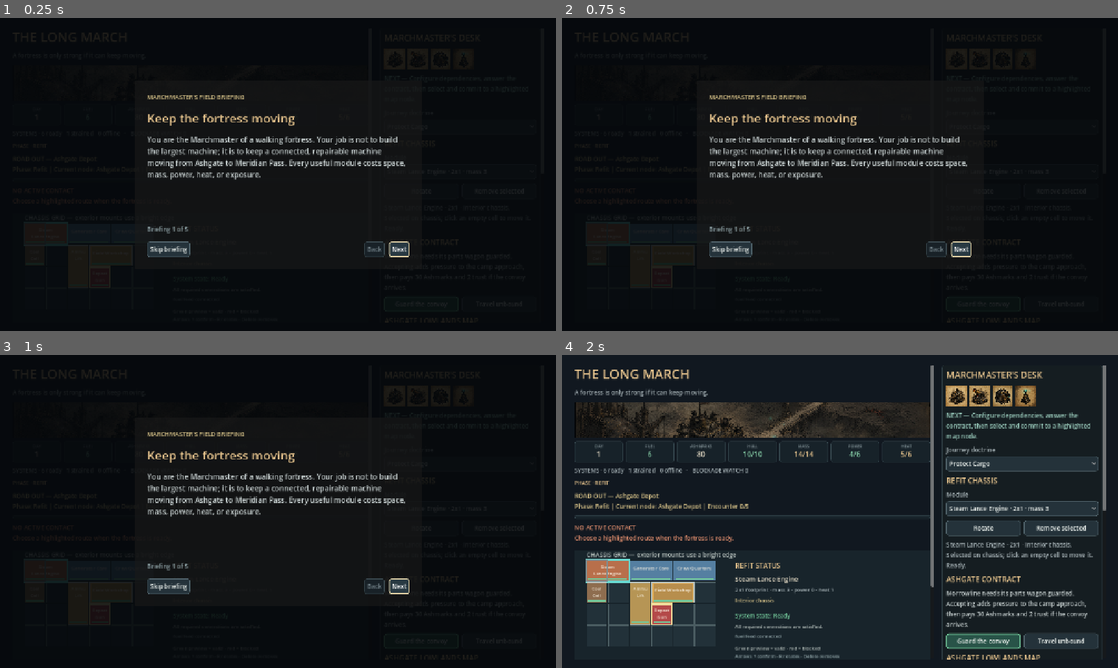
Above: before the commit, frames 1-4 (two rows, left to right).
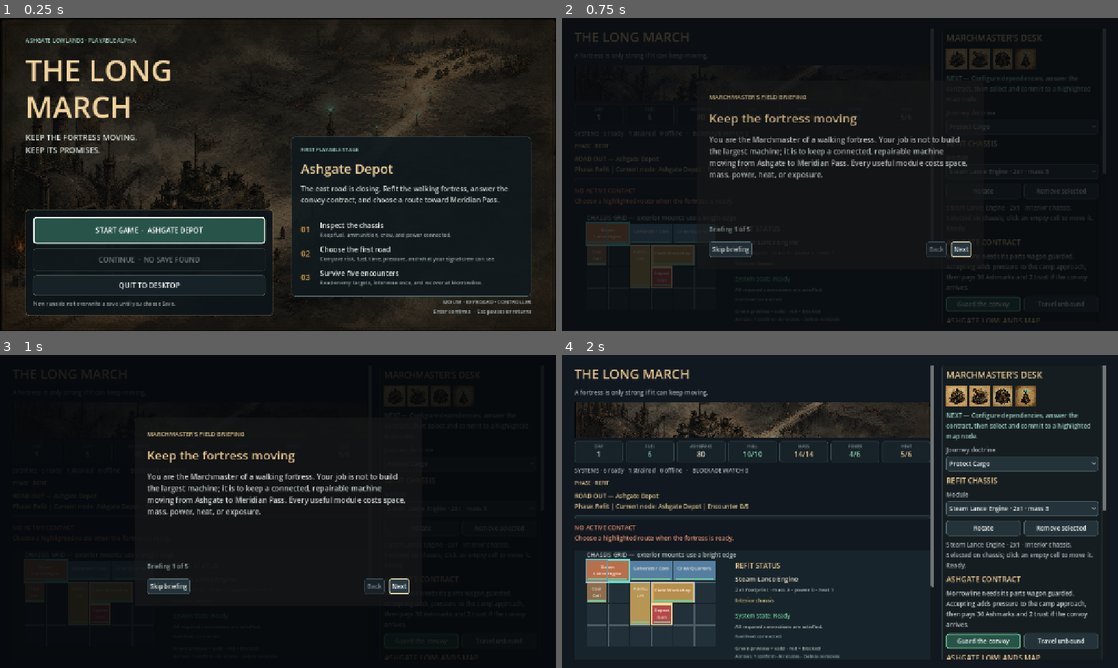
Above: after the commit, the same moments.

Repository: raphaelroshan/the-long-march
Game: Godot game, scene res://scenes/App.tscn
Same seed, same stepped clock (60 frames per second), same inputs: the game is played once before the commit and once after it. Before the commit the project starts from res://scenes/Main.tscn.
Inputs (mouse positions are in pixels of both pictures, inside the frame that each line leads up to):
- Up to frame 1 (0.25 s): no input
- Up to frame 2 (0.75 s): click (712, 230) at 0.5 s, where only the run after the commit has a clickable "START GAME · ASHGATE DEPOT"
- Up to frame 3 (1 s): no input
- Up to frame 4 (2 s): click "Skip briefing" at 1.25 s

The runs differ from the first frame. In frame 1, 35% of the frame differs, in the area x 0-100%, y 0-100%; in frame 2, 0.7%; in frame 3, nothing differs; in frame 4, nothing differs.

Commit message:
Add playable title and stage flow

Diff:
--- a/project.godot
+++ b/project.godot
@@ -4,8 +4,8 @@
 
 [application]
 config/name="The Long March"
-config/version="0.3.0-alpha.1"
-run/main_scene="res://scenes/Main.tscn"
+config/version="0.3.0-alpha.2"
+run/main_scene="res://scenes/App.tscn"
 config/features=PackedStringArray("4.4", "GL Compatibility")
 
 [display]
--- /dev/null
+++ b/scenes/App.tscn
@@ -0,0 +1,12 @@
+[gd_scene load_steps=2 format=3]
+
+[ext_resource path="res://src/ui/app.gd" type="Script" id="1_app"]
+
+[node name="LongMarchApp" type="Control"]
+layout_mode = 3
+anchors_preset = 15
+anchor_right = 1.0
+anchor_bottom = 1.0
+grow_horizontal = 2
+grow_vertical = 2
+script = ExtResource("1_app")
--- /dev/null
+++ b/src/ui/app.gd
@@ -0,0 +1,356 @@
+class_name LongMarchApp
+extends Control
+
+const GAME_SCENE = preload("res://scenes/Main.tscn")
+const JOURNEY_BACKGROUND = preload("res://assets/ashgate_journey_background.png")
+const SAVE_PATH := "user://the_long_march_prototype.save"
+
+var menu_view: Control
+var pause_view: Control
+var game_view: Control
+var start_button: Button
+var continue_button: Button
+var resume_button: Button
+var restart_button: Button
+var title_button: Button
+var save_status_label: Label
+
+func _flat_style(background: Color, border: Color, width: int = 1, radius: int = 6, padding: int = 12) -> StyleBoxFlat:
+	var style := StyleBoxFlat.new()
+	style.bg_color = background
+	style.border_color = border
+	style.set_border_width_all(width)
+	style.set_corner_radius_all(radius)
+	style.content_margin_left = padding
+	style.content_margin_right = padding
+	style.content_margin_top = padding
+	style.content_margin_bottom = padding
+	return style
+
+func _create_menu_theme() -> Theme:
+	var menu_theme := Theme.new()
+	menu_theme.default_font_size = 16
+	for control_type in ["Button", "OptionButton"]:
+		menu_theme.set_stylebox("normal", control_type, _flat_style(Color("#182329e8"), Color("#59696d"), 1, 6, 12))
+		menu_theme.set_stylebox("hover", control_type, _flat_style(Color("#273b40f2"), Color("#79cfc3"), 2, 6, 11))
+		menu_theme.set_stylebox("pressed", control_type, _flat_style(Color("#111a1ff2"), Color("#f0cf96"), 2, 6, 11))
+		menu_theme.set_stylebox("focus", control_type, _flat_style(Color("#24373cf2"), Color("#f3dfad"), 3, 6, 10))
+		menu_theme.set_stylebox("disabled", control_type, _flat_style(Color("#12191ddb"), Color("#354146"), 1, 6, 12))
+		menu_theme.set_color("font_color", control_type, Color("#eef3ef"))
+		menu_theme.set_color("font_hover_color", control_type, Color("#ffffff"))
+		menu_theme.set_color("font_pressed_color", control_type, Color("#fff1ce"))
+		menu_theme.set_color("font_focus_color", control_type, Color("#ffffff"))
+		menu_theme.set_color("font_disabled_color", control_type, Color("#6c777a"))
+	return menu_theme
+
+func _ready() -> void:
+	process_mode = Node.PROCESS_MODE_ALWAYS
+	theme = _create_menu_theme()
+	_build_title_menu()
+	_build_pause_menu()
+	_refresh_title_state()
+	start_button.grab_focus()
+
+func _build_title_menu() -> void:
+	menu_view = Control.new()
+	menu_view.name = "TitleMenu"
+	menu_view.set_anchors_and_offsets_preset(Control.PRESET_FULL_RECT)
+	add_child(menu_view)
+
+	var background := TextureRect.new()
+	background.texture = JOURNEY_BACKGROUND
+	background.expand_mode = TextureRect.EXPAND_IGNORE_SIZE
+	background.stretch_mode = TextureRect.STRETCH_KEEP_ASPECT_COVERED
+	background.set_anchors_and_offsets_preset(Control.PRESET_FULL_RECT)
+	background.mouse_filter = Control.MOUSE_FILTER_IGNORE
+	menu_view.add_child(background)
+
+	var veil := ColorRect.new()
+	veil.color = Color(0.025, 0.035, 0.037, 0.48)
+	veil.set_anchors_and_offsets_preset(Control.PRESET_FULL_RECT)
+	veil.mouse_filter = Control.MOUSE_FILTER_IGNORE
+	menu_view.add_child(veil)
+
+	var margin := MarginContainer.new()
+	margin.set_anchors_and_offsets_preset(Control.PRESET_FULL_RECT)
+	margin.add_theme_constant_override("margin_left", 58)
+	margin.add_theme_constant_override("margin_top", 42)
+	margin.add_theme_constant_override("margin_right", 58)
+	margin.add_theme_constant_override("margin_bottom", 36)
+	menu_view.add_child(margin)
+
+	var columns := HBoxContainer.new()
+	columns.add_theme_constant_override("separation", 42)
+	margin.add_child(columns)
+
+	var left := VBoxContainer.new()
+	left.custom_minimum_size = Vector2(570, 0)
+	left.size_flags_vertical = Control.SIZE_EXPAND_FILL
+	left.add_theme_constant_override("separation", 12)
+	columns.add_child(left)
+
+	var build_label := Label.new()
+	build_label.text = "ASHGATE LOWLANDS · PLAYABLE ALPHA"
+	build_label.add_theme_font_size_override("font_size", 13)
+	build_label.add_theme_color_override("font_color", Color("#9fd2c2"))
+	left.add_child(build_label)
+
+	var title := Label.new()
+	title.text = "THE LONG\nMARCH"
+	title.add_theme_font_size_override("font_size", 68)
+	title.add_theme_color_override("font_color", Color("#f0d29d"))
+	title.add_theme_constant_override("line_spacing", -10)
+	left.add_child(title)
+
+	var promise := Label.new()
+	promise.text = "KEEP THE FORTRESS MOVING.\nKEEP ITS PROMISES."
+	promise.add_theme_font_size_override("font_size", 18)
+	promise.add_theme_color_override("font_color", Color("#d7dfd9"))
+	left.add_child(promise)
+
+	var spacer := Control.new()
+	spacer.size_flags_vertical = Control.SIZE_EXPAND_FILL
+	left.add_child(spacer)
+
+	var action_panel := PanelContainer.new()
+	action_panel.custom_minimum_size = Vector2(500, 0)
+	action_panel.add_theme_stylebox_override("panel", _flat_style(Color("#0d1519e8"), Color("#8d7655"), 1, 8, 18))
+	left.add_child(action_panel)
+	var actions := VBoxContainer.new()
+	actions.add_theme_constant_override("separation", 10)
+	action_panel.add_child(actions)
+
+	start_button = Button.new()
+	start_button.name = "StartGameButton"
+	start_button.text = "START GAME  ·  ASHGATE DEPOT"
+	start_button.custom_minimum_size = Vector2(0, 62)
+	start_button.tooltip_text = "Begin a new five-encounter march from Ashgate Depot."
+	start_button.pressed.connect(_start_new_game)
+	_accent_button(start_button)
+	actions.add_child(start_button)
+
+	continue_button = Button.new()
+	continue_button.name = "ContinueButton"
+	continue_button.custom_minimum_size = Vector2(0, 52)
+	continue_button.tooltip_text = "Load the last locally saved fortress state."
+	continue_button.pressed.connect(_continue_game)
+	actions.add_child(continue_button)
+
+	var quit_button := Button.new()
+	quit_button.name = "QuitButton"
+	quit_button.text = "QUIT TO DESKTOP"
+	quit_button.custom_minimum_size = Vector2(0, 46)
+	quit_button.pressed.connect(_quit_game)
+	actions.add_child(quit_button)
+
+	save_status_label = Label.new()
+	save_status_label.add_theme_font_size_override("font_size", 12)
+	save_status_label.add_theme_color_override("font_color", Color("#9aa8aa"))
+	actions.add_child(save_status_label)
+
+	var right := VBoxContainer.new()
+	right.custom_minimum_size = Vector2(390, 0)
+	right.size_flags_horizontal = Control.SIZE_EXPAND_FILL
+	right.size_flags_vertical = Control.SIZE_EXPAND_FILL
+	columns.add_child(right)
+	var right_spacer := Control.new()
+	right_spacer.size_flags_vertical = Control.SIZE_EXPAND_FILL
+	right.add_child(right_spacer)
+
+	var stage_panel := PanelContainer.new()
+	stage_panel.add_theme_stylebox_override("panel", _flat_style(Color("#10191de8"), Color("#4d6263"), 1, 8, 22))
+	right.add_child(stage_panel)
+	var stage := VBoxContainer.new()
+	stage.add_theme_constant_override("separation", 13)
+	stage_panel.add_child(stage)
+
+	var stage_eyebrow := Label.new()
+	stage_eyebrow.text = "FIRST PLAYABLE STAGE"
+	stage_eyebrow.add_theme_font_size_override("font_size", 12)
+	stage_eyebrow.add_theme_color_override("font_color", Color("#9fd2c2"))
+	stage.add_child(stage_eyebrow)
+	var stage_title := Label.new()
+	stage_title.text = "Ashgate Depot"
+	stage_title.add_theme_font_size_override("font_size", 30)
+	stage_title.add_theme_color_override("font_color", Color("#f0d29d"))
+	stage.add_child(stage_title)
+	var briefing := Label.new()
+	briefing.text = "The east road is closing. Refit the walking fortress, answer the convoy contract, and choose a route toward Meridian Pass."
+	briefing.autowrap_mode = TextServer.AUTOWRAP_WORD_SMART
+	briefing.custom_minimum_size = Vector2(330, 72)
+	briefing.add_theme_color_override("font_color", Color("#d0d8d5"))
+	stage.add_child(briefing)
+	stage.add_child(_stage_rule("01", "Inspect the chassis", "Keep fuel, ammunition, crew, and power connected."))
+	stage.add_child(_stage_rule("02", "Choose the first road", "Compare risk, fuel, time, pressure, and what your signal crew can see."))
+	stage.add_child(_stage_rule("03", "Survive five encounters", "Read enemy targets, intervene once, and recover at Morrowline."))
+
+	var controls := Label.new()
+	controls.text = "MOUSE · KEYBOARD · CONTROLLER\nEnter confirms  ·  Esc pauses or returns"
+	controls.horizontal_alignment = HORIZONTAL_ALIGNMENT_RIGHT
+	controls.add_theme_font_size_override("font_size", 12)
+	controls.add_theme_color_override("font_color", Color("#aab6ba"))
+	right.add_child(controls)
+
+func _accent_button(button: Button) -> void:
+	button.add_theme_stylebox_override("normal", _flat_style(Color("#285348f2"), Color("#89d9b1"), 2, 6, 12))
+	button.add_theme_stylebox_override("hover", _flat_style(Color("#35695cf7"), Color("#adf0ce"), 2, 6, 12))
+	button.add_theme_stylebox_override("pressed", _flat_style(Color("#1c3e35f7"), Color("#ffffff"), 2, 6, 12))
+	button.add_theme_stylebox_override("focus", _flat_style(Color("#285348f7"), Color("#ffffff"), 3, 6, 11))
+
+func _stage_rule(number: String, title: String, detail: String) -> Control:
+	var row := HBoxContainer.new()
+	row.add_theme_constant_override("separation", 12)
+	var number_label := Label.new()
+	number_label.text = number
+	number_label.custom_minimum_size = Vector2(32, 0)
+	number_label.add_theme_font_size_override("font_size", 18)
+	number_label.add_theme_color_override("font_color", Color("#d8a650"))
+	row.add_child(number_label)
+	var copy := VBoxContainer.new()
+	copy.size_flags_horizontal = Control.SIZE_EXPAND_FILL
+	copy.add_theme_constant_override("separation", 2)
+	row.add_child(copy)
+	var title_label := Label.new()
+	title_label.text = title
+	title_label.add_theme_color_override("font_color", Color("#edf1eb"))
+	copy.add_child(title_label)
+	var detail_label := Label.new()
+	detail_label.text = detail
+	detail_label.autowrap_mode = TextServer.AUTOWRAP_WORD_SMART
+	detail_label.add_theme_font_size_override("font_size", 12)
+	detail_label.add_theme_color_override("font_color", Color("#98a5a5"))
+	copy.add_child(detail_label)
+	return row
+
+func _build_pause_menu() -> void:
+	pause_view = Control.new()
+	pause_view.name = "PauseMenu"
+	pause_view.set_anchors_and_offsets_preset(Control.PRESET_FULL_RECT)
+	pause_view.mouse_filter = Control.MOUSE_FILTER_STOP
+	pause_view.visible = false
+	add_child(pause_view)
+	var shade := ColorRect.new()
+	shade.color = Color(0.015, 0.02, 0.024, 0.82)
+	shade.set_anchors_and_offsets_preset(Control.PRESET_FULL_RECT)
+	pause_view.add_child(shade)
+	var center := CenterContainer.new()
+	center.set_anchors_and_offsets_preset(Control.PRESET_FULL_RECT)
+	pause_view.add_child(center)
+	var panel := PanelContainer.new()
+	panel.custom_minimum_size = Vector2(460, 430)
+	panel.add_theme_stylebox_override("panel", _flat_style(Color("#10191df7"), Color("#9a805c"), 2, 8, 28))
+	center.add_child(panel)
+	var content := VBoxContainer.new()
+	content.add_theme_constant_override("separation", 12)
+	panel.add_child(content)
+	var eyebrow := Label.new()
+	eyebrow.text = "THE ROAD WAITS"
+	eyebrow.horizontal_alignment = HORIZONTAL_ALIGNMENT_CENTER
+	eyebrow.add_theme_font_size_override("font_size", 12)
+	eyebrow.add_theme_color_override("font_color", Color("#9fd2c2"))
+	content.add_child(eyebrow)
+	var title := Label.new()
+	title.text = "MARCH PAUSED"
+	title.horizontal_alignment = HORIZONTAL_ALIGNMENT_CENTER
+	title.add_theme_font_size_override("font_size", 34)
+	title.add_theme_color_override("font_color", Color("#f0d29d"))
+	content.add_child(title)
+	var detail := Label.new()
+	detail.text = "Your fortress state is unchanged. Resume when you are ready to make the next decision."
+	detail.autowrap_mode = TextServer.AUTOWRAP_WORD_SMART
+	detail.horizontal_alignment = HORIZONTAL_ALIGNMENT_CENTER
+	detail.custom_minimum_size = Vector2(390, 58)
+	detail.add_theme_color_override("font_color", Color("#b7c1bf"))
+	content.add_child(detail)
+	resume_button = Button.new()
+	resume_button.text = "RESUME MARCH"
+	resume_button.custom_minimum_size = Vector2(0, 56)
+	resume_button.pressed.connect(_resume_game)
+	_accent_button(resume_button)
+	content.add_child(resume_button)
+	restart_button = Button.new()
+	restart_button.text = "RESTART FROM ASHGATE"
+	restart_button.custom_minimum_size = Vector2(0, 50)
+	restart_button.tooltip_text = "Discard the current unsaved stage state and begin again."
+	restart_button.pressed.connect(_restart_game)
+	content.add_child(restart_button)
+	title_button = Button.new()
+	title_button.text = "RETURN TO TITLE"
+	title_button.custom_minimum_size = Vector2(0, 50)
+	title_button.pressed.connect(_return_to_title)
+	content.add_child(title_button)
+	var hint := Label.new()
+	hint.text = "Esc resumes"
+	hint.horizontal_alignment = HORIZONTAL_ALIGNMENT_CENTER
+	hint.add_theme_font_size_override("font_size", 12)
+	hint.add_theme_color_override("font_color", Color("#829092"))
+	content.add_child(hint)
+
+func _refresh_title_state() -> void:
+	var has_save := FileAccess.file_exists(SAVE_PATH)
+	continue_button.disabled = not has_save
+	continue_button.text = "CONTINUE SAVED MARCH" if has_save else "CONTINUE  ·  NO SAVE FOUND"
+	save_status_label.text = "A saved march is available on this device." if has_save else "New runs do not overwrite a save until you choose Save."
+
+func _start_new_game() -> void:
+	_open_stage(false)
+
+func _continue_game() -> void:
+	if not FileAccess.file_exists(SAVE_PATH):
+		_refresh_title_state()
+		start_button.grab_focus()
+		return
+	_open_stage(true)
+
+func _open_stage(load_saved: bool) -> void:
+	if game_view != null:
+		game_view.queue_free()
+	game_view = GAME_SCENE.instantiate()
+	add_child(game_view)
+	move_child(game_view, 0)
+	menu_view.visible = false
+	pause_view.visible = false
+	game_view.process_mode = Node.PROCESS_MODE_INHERIT
+	game_view.modulate = Color(1.0, 1.0, 1.0, 0.0)
+	if load_saved:
+		game_view.call("_on_load_pressed")
+	var tween := create_tween()
+	tween.tween_property(game_view, "modulate", Color.WHITE, 0.22)
+
+func _show_pause() -> void:
+	if game_view == null or pause_view.visible:
+		return
+	pause_view.visible = true
+	game_view.process_mode = Node.PROCESS_MODE_DISABLED
+	resume_button.grab_focus()
+
+func _resume_game() -> void:
+	if game_view == null:
+		return
+	pause_view.visible = false
+	game_view.process_mode = Node.PROCESS_MODE_INHERIT
+
+func _restart_game() -> void:
+	_open_stage(false)
+
+func _return_to_title() -> void:
+	pause_view.visible = false
+	if game_view != null:
+		var old_game := game_view
+		game_view = null
+		old_game.queue_free()
+	menu_view.visible = true
+	_refresh_title_state()
+	start_button.grab_focus()
+
+func _quit_game() -> void:
+	get_tree().quit()
+
+func _unhandled_key_input(event: InputEvent) -> void:
+	if game_view == null or not event.is_action_pressed("ui_cancel"):
+		return
+	if pause_view.visible:
+		_resume_game()
+	else:
+		_show_pause()
+	get_viewport().set_input_as_handled()
--- /dev/null
+++ b/tests/test_app_shell.gd
@@ -0,0 +1,72 @@
+extends SceneTree
+
+const SAVE_PATH := "user://the_long_march_prototype.save"
+const ONBOARDING_PATH := "user://the_long_march_onboarding_v1.complete"
+const JOURNAL_PATH := "user://the_long_march_playtest_journal.json"
+
+var app: Control
+var failures: Array[String] = []
+
+func _expect(condition: bool, message: String) -> void:
+	if not condition:
+		failures.append(message)
+
+func _remove_local_test_files() -> void:
+	for path in [SAVE_PATH, ONBOARDING_PATH, JOURNAL_PATH]:
+		var absolute_path := ProjectSettings.globalize_path(path)
+		if FileAccess.file_exists(absolute_path):
+			DirAccess.remove_absolute(absolute_path)
+
+func _init() -> void:
+	call_deferred("_run")
+
+func _run() -> void:
+	_remove_local_test_files()
+	app = load("res://scenes/App.tscn").instantiate()
+	root.add_child(app)
+	await process_frame
+	await process_frame
+	_expect(app.menu_view.visible, "the application should open on the title menu")
+	_expect(app.game_view == null, "the playable stage should not begin behind the title menu")
+	_expect(app.start_button.has_focus(), "Start Game should receive initial keyboard or controller focus")
+	_expect(app.continue_button.disabled, "Continue should explain that no local save exists")
+
+	app.start_button.pressed.emit()
+	await process_frame
+	await process_frame
+	_expect(not app.menu_view.visible and app.game_view != null, "Start Game should open the playable Ashgate stage")
+	_expect(app.game_view.state.phase == "refit", "a new stage should begin at the Ashgate refit")
+	_expect(app.game_view.campaign_map.visible, "the opening stage should expose the playable campaign map")
+
+	app._show_pause()
+	await process_frame
+	_expect(app.pause_view.visible, "the in-stage menu should pause the march")
+	_expect(app.game_view.process_mode == Node.PROCESS_MODE_DISABLED, "pausing should block stage input")
+	_expect(app.resume_button.has_focus(), "Resume should receive keyboard or controller focus")
+	app.resume_button.pressed.emit()
+	await process_frame
+	_expect(not app.pause_view.visible and app.game_view.process_mode == Node.PROCESS_MODE_INHERIT, "Resume should restore the stage")
+
+	app.game_view.state.money = 42
+	app.game_view.save_button.pressed.emit()
+	await process_frame
+	app._show_pause()
+	app.title_button.pressed.emit()
+	await process_frame
+	await process_frame
+	_expect(app.menu_view.visible and app.game_view == null, "Return to Title should close the stage and restore the menu")
+	_expect(not app.continue_button.disabled, "saving a stage should enable Continue on the title menu")
+
+	app.continue_button.pressed.emit()
+	await process_frame
+	await process_frame
+	_expect(app.game_view != null and app.game_view.state.money == 42, "Continue should restore the locally saved stage")
+
+	_remove_local_test_files()
+	if failures.is_empty():
+		print("PASS: The Long March application shell")
+		quit(0)
+	else:
+		for failure in failures:
+			push_error(failure)
+		quit(1)
Not shown, changed: export_presets.cfg
Not shown, changed: docs/decision_log.md
Not shown, changed: scripts/verify.sh
